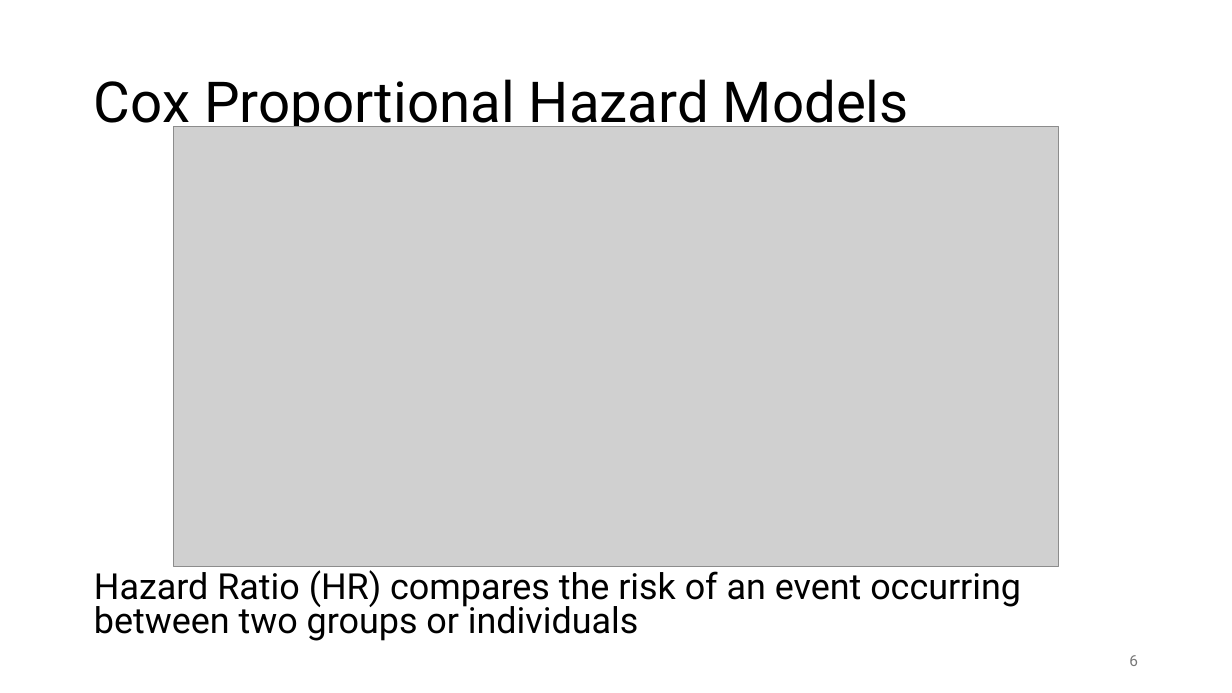
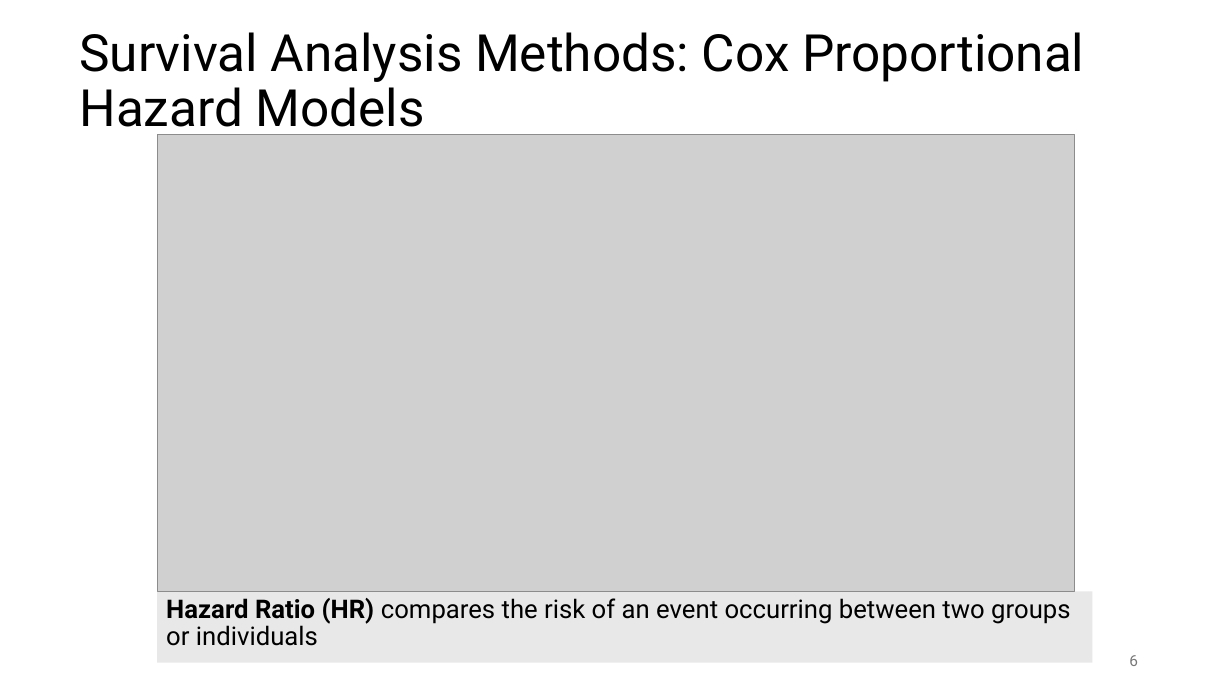
Before and after one commit to susanpeck/Math261BExperimentalDesignProject, a slide deck: slide 6 of Document_Files/Presentation_Slides_v2.pptx. Drawn at 1232x693 pixels with LibreOffice and Linux fonts; fonts in the diff are those of the drawing; grey boxes stand for pictures. Boxes give left, top, right and bottom in pixels: in the first picture for what was removed or moved away, otherwise in the second. Text is boxed around its words. In the diff, an @@ line names an element or a change of style, - is before the commit and + after.

```diff
--- a/Document_Files/Presentation_Slides_v2.pptx
+++ b/Document_Files/Presentation_Slides_v2.pptx
@@ title at [79,32,1084,139]: text changed; size 44 to 40 pt @@
-Cox Proportional Hazard Models
+Survival Analysis Methods: Cox Proportional Hazard Models
@@ picture: place and size @@
-picture at [174,127,1059,567]
+picture at [157,134,1076,592]
@@ text "Hazard Ratio (HR) compares the ...": place and size @@
-text "Hazard Ratio (HR) compares the ..." at [94,565,1021,641]
+text "Hazard Ratio (HR) compares the ..." at [157,592,1092,663]
@@ text "Hazard Ratio (HR) compares the ..." at [157,592,1092,663]: size 28 to 20 pt; bold on in "Hazard Ratio (HR)"; line spacing 0.8 to 0.9; fill none to #E8E8E8 @@
```
Also in this commit, not shown: 8 other slides changed, 1 slide removed.
